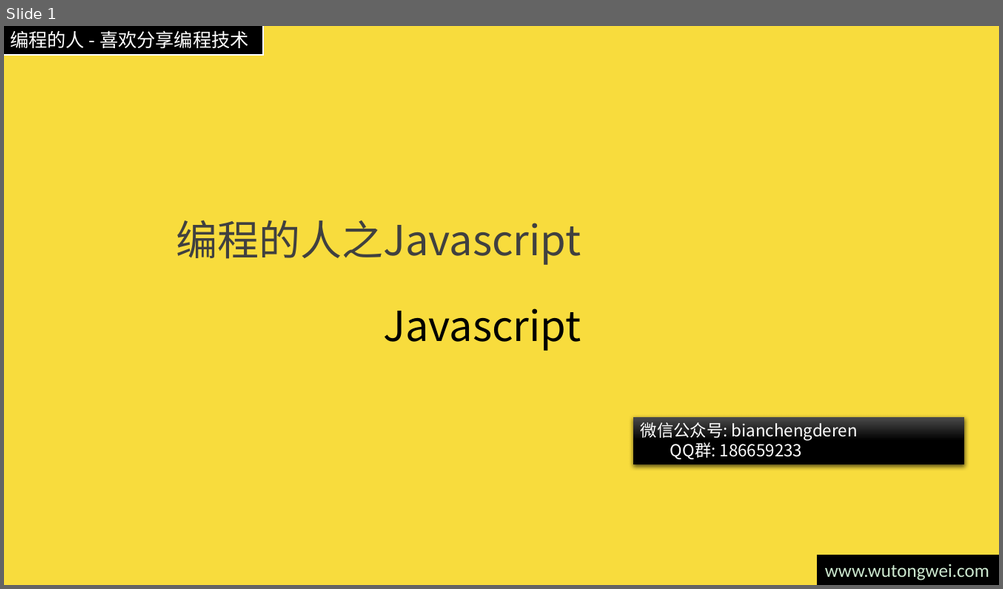
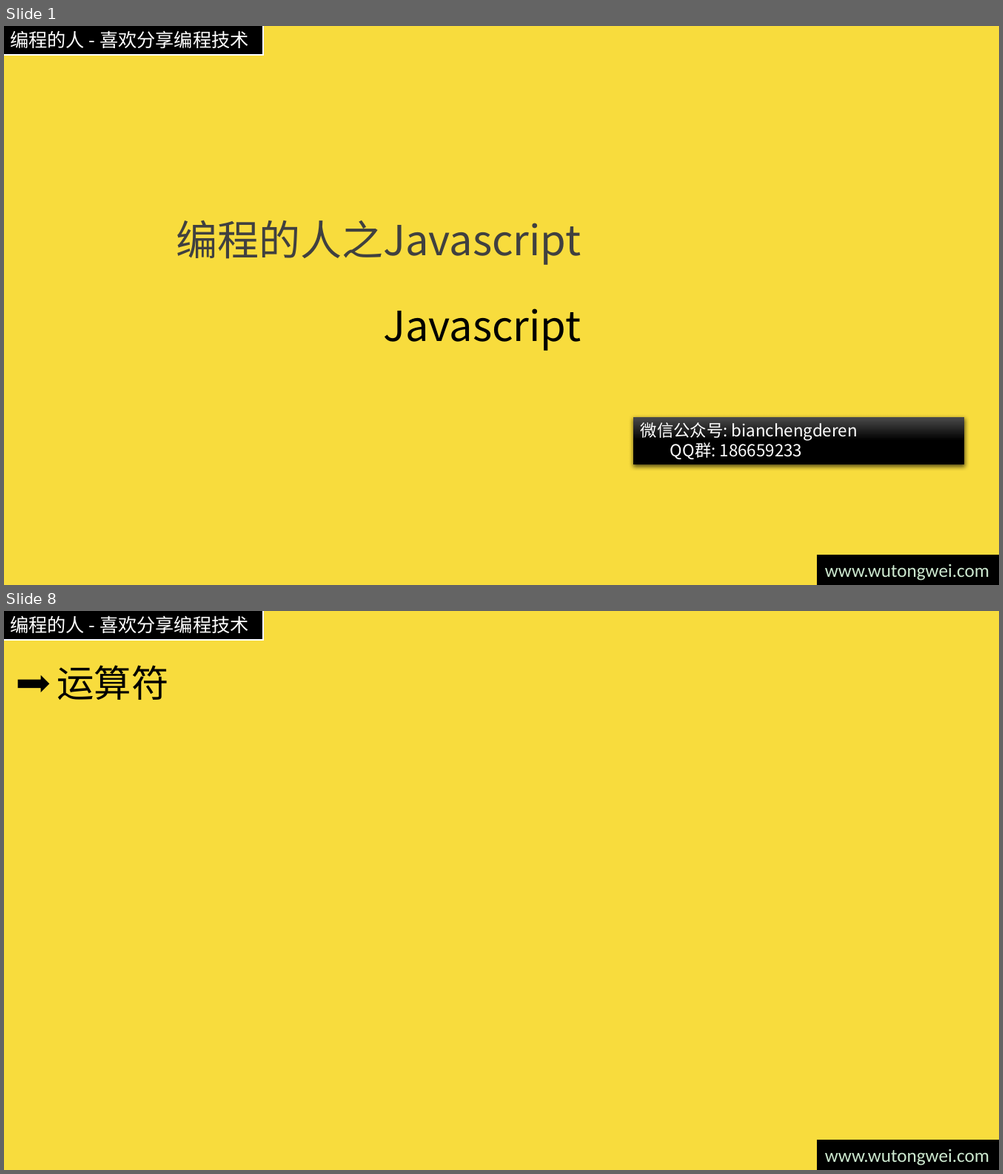
Before and after one commit to willculture/training, a slide deck: ppt/front-end/Javascript.pptx. Shown one above the other, each under a label of ours: slide 1 before the commit, slides 1 and 8 after it; the slides between them are not shown. The pictures are 1003x589 and 1003x1174 pixels, drawn with LibreOffice and Linux fonts; fonts in the diff are those of the drawing; background and template pictures are left out. Boxes give left, top, right and bottom in pixels: in the first picture for what was removed or moved away, otherwise in the second. Text is boxed around its words. In the diff, an @@ line names an element or a change of style, - is before the commit and + after.

```diff
--- a/ppt/front-end/Javascript.pptx
+++ b/ppt/front-end/Javascript.pptx
@@ slide 8 added at (4,611,999,1170), background #F8DC3D; not listed: 2 template elements that a slide beside it also shows @@
@@ right arrow added at (17,675,48,692), fill #000000 @@
@@ title added at (57,665,168,700), 36 pt, text #000000 @@
+运算符
```
Also in this commit, not shown: 1 slide changed, 10 other slides added, 1 slide removed.
